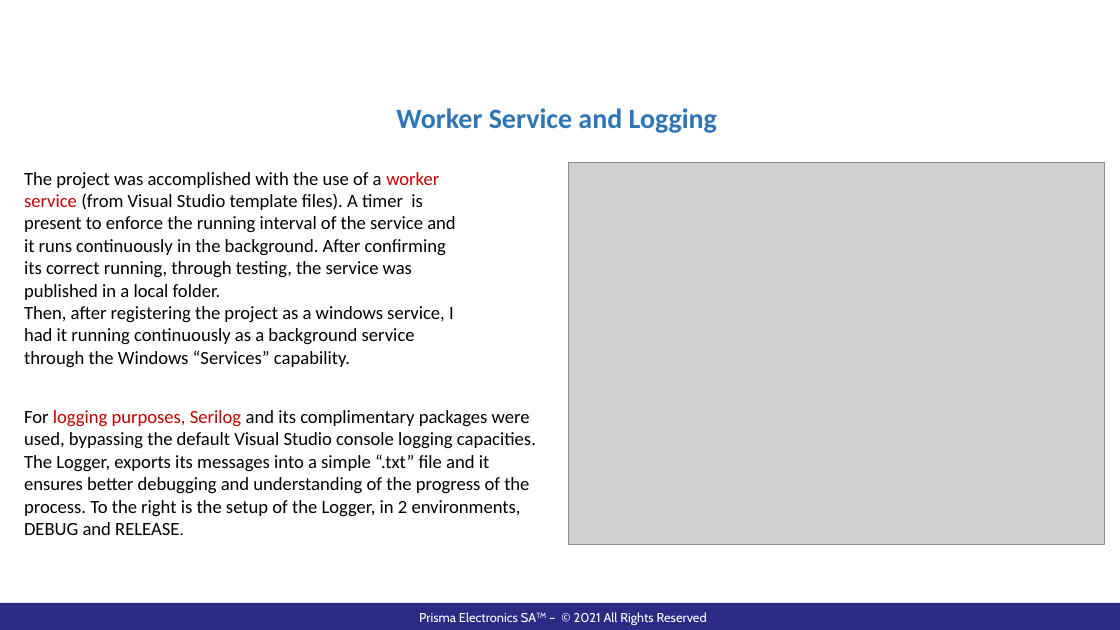
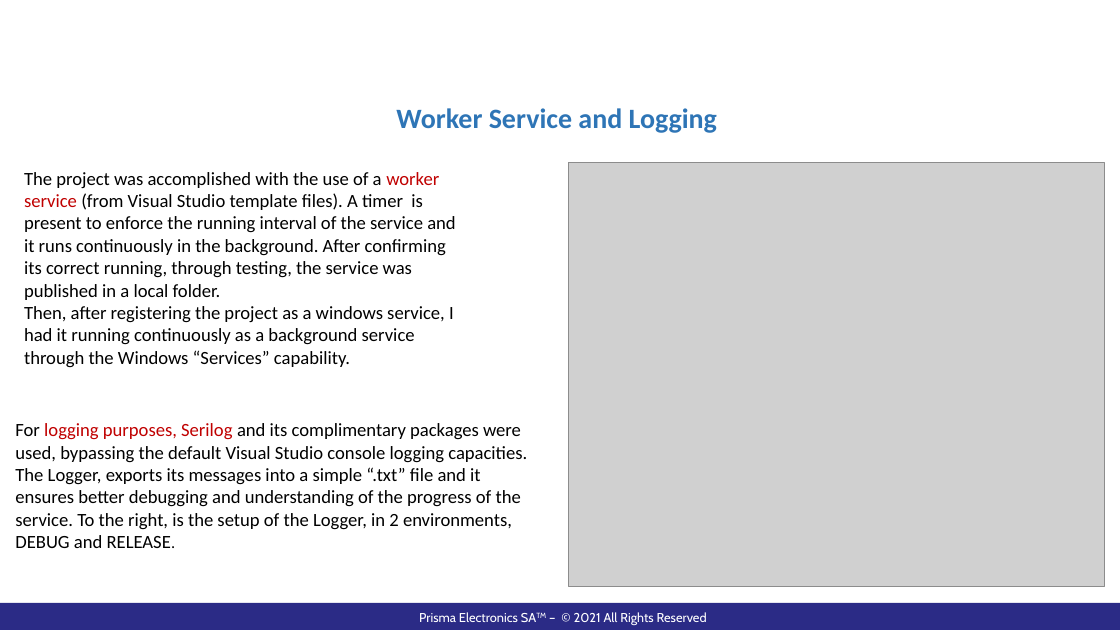
Before and after one commit to pazo0z0o/WorkRelatedLearning, a slide deck: slide 6 of ShipBunkerWindowsService/Documentation/WebScraperPresentation.pptx. Drawn at 1120x630 pixels with LibreOffice and Linux fonts; fonts in the diff are those of the drawing; grey boxes stand for pictures; background and template pictures are left out. Boxes give left, top, right and bottom in pixels: in the first picture for what was removed or moved away, otherwise in the second. Text is boxed around its words. In the diff, an @@ line names an element or a change of style, - is before the commit and + after.

```diff
--- a/ShipBunkerWindowsService/Documentation/WebScraperPresentation.pptx
+++ b/ShipBunkerWindowsService/Documentation/WebScraperPresentation.pptx
@@ picture: place and size @@
-picture at box(569, 162, 1105, 544)
+picture at box(569, 162, 1105, 586)
@@ text at box(15, 423, 527, 548): text changed @@
-For logging purposes, Serilog and its complimentary packages were used, bypassing the default Visual Studio console logging capacities. The Logger, exports its messages into a simple “.txt” file and it ensures better debugging and understanding of the progress of the process. To the right is the setup of the Logger, in 2 environments, DEBUG and RELEASE.
+For logging purposes, Serilog and its complimentary packages were used, bypassing the default Visual Studio console logging capacities. The Logger, exports its messages into a simple “.txt” file and it ensures better debugging and understanding of the progress of the service. To the right, is the setup of the Logger, in 2 environments, DEBUG and RELEASE.
```
Also in this commit, not shown: 2 other slides changed, 4 slides added, 1 other file.
